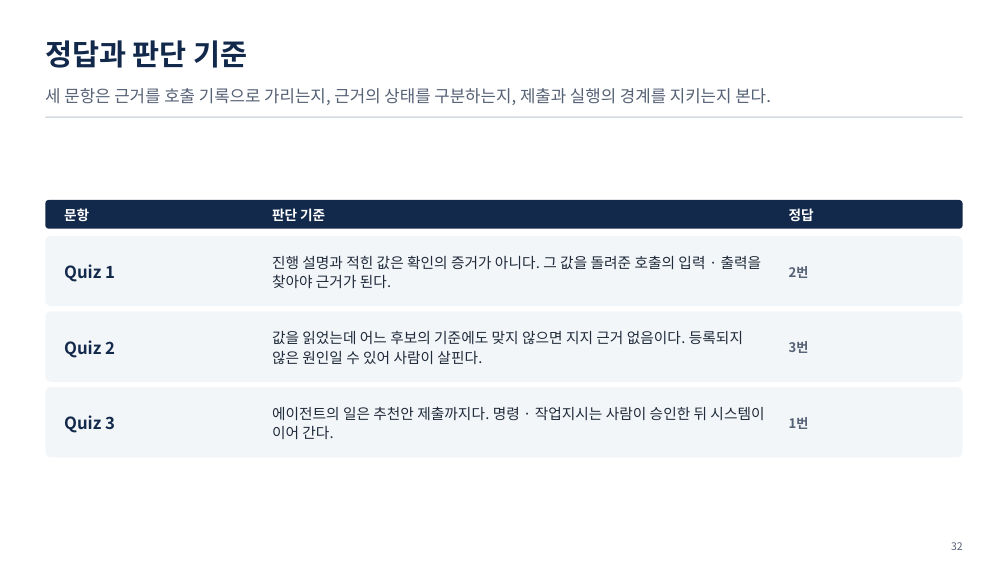
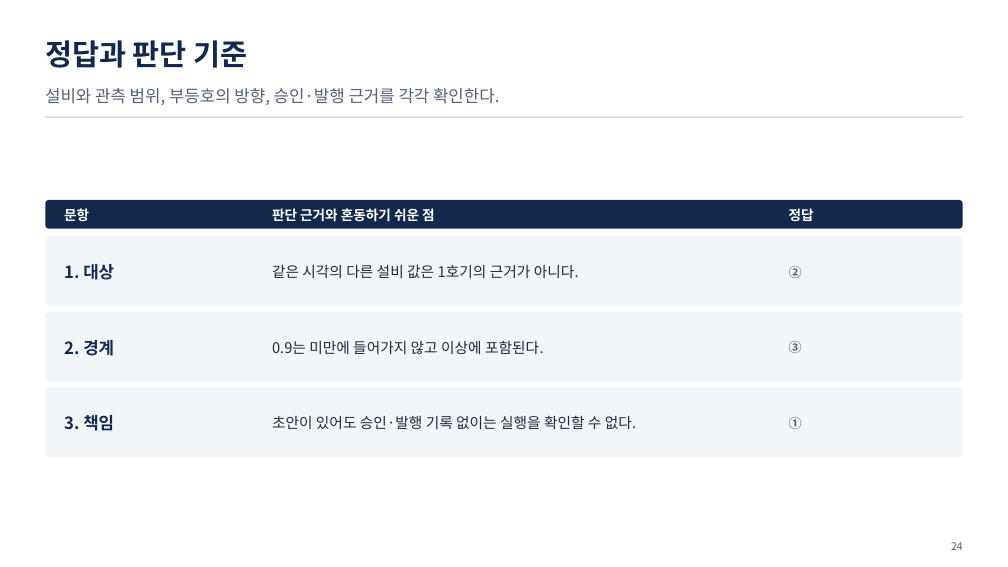
Before and after one commit to uengine-oss/hyd-iot-edu, a slide deck: slide 24 of workspace/강의제작/산출물/실전반/이론_오프라인/04회차/실전반_오프라인_04회차.pptx (slide 32 before the commit). Drawn at 1008x567 pixels with LibreOffice and Linux fonts; fonts in the diff are those of the drawing. Boxes give left, top, right and bottom in pixels: in the first picture for what was removed or moved away, otherwise in the second. Text is boxed around its words. In the diff, an @@ line names an element or a change of style, - is before the commit and + after.

```diff
--- a/workspace/강의제작/산출물/실전반/이론_오프라인/04회차/실전반_오프라인_04회차.pptx
+++ b/workspace/강의제작/산출물/실전반/이론_오프라인/04회차/실전반_오프라인_04회차.pptx
@@ text at bbox=[45, 88, 499, 105]: text changed @@
-세 문항은 근거를 호출 기록으로 가리는지, 근거의 상태를 구분하는지, 제출과 실행의 경계를 지키는지 본다.
+설비와 관측 범위, 부등호의 방향, 승인·발행 근거를 각각 확인한다.
@@ text at bbox=[272, 208, 435, 222]: text changed @@
-판단 기준
+판단 근거와 혼동하기 쉬운 점
@@ text at bbox=[64, 264, 114, 280]: text changed @@
-Quiz 1
+1. 대상
@@ text at bbox=[272, 265, 579, 278]: text changed @@
-진행 설명과 적힌 값은 확인의 증거가 아니다. 그 값을 돌려준 호출의 입력 · 출력을 찾아야 근거가 된다.
+같은 시각의 다른 설비 값은 1호기의 근거가 아니다.
@@ text at bbox=[789, 266, 802, 278]: text changed @@
-2번
+②
@@ text at bbox=[64, 340, 114, 356]: text changed @@
-Quiz 2
+2. 경계
@@ text at bbox=[272, 340, 544, 354]: text changed @@
-값을 읽었는데 어느 후보의 기준에도 맞지 않으면 지지 근거 없음이다. 등록되지 않은 원인일 수 있어 사람이 살핀다.
+0.9는 미만에 들어가지 않고 이상에 포함된다.
@@ text at bbox=[789, 341, 802, 353]: text changed @@
-3번
+③
@@ text at bbox=[64, 415, 114, 431]: text changed @@
-Quiz 3
+3. 책임
@@ text at bbox=[272, 415, 636, 429]: text changed @@
-에이전트의 일은 추천안 제출까지다. 명령 · 작업지시는 사람이 승인한 뒤 시스템이 이어 간다.
+초안이 있어도 승인·발행 기록 없이는 실행을 확인할 수 없다.
@@ text at bbox=[789, 417, 802, 429]: text changed @@
-1번
+①
@@ text at bbox=[951, 542, 963, 550]: text changed @@
-32
+24
```
Also in this commit, not shown: 9 other slides changed, 13 slides added, 21 slides removed, 13 other files.
